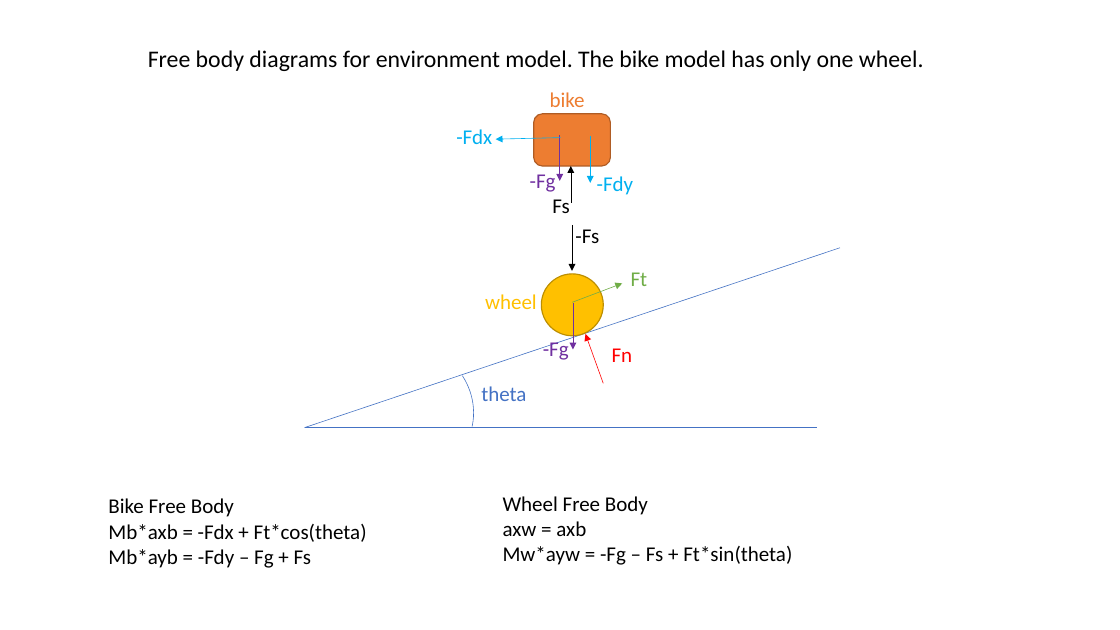
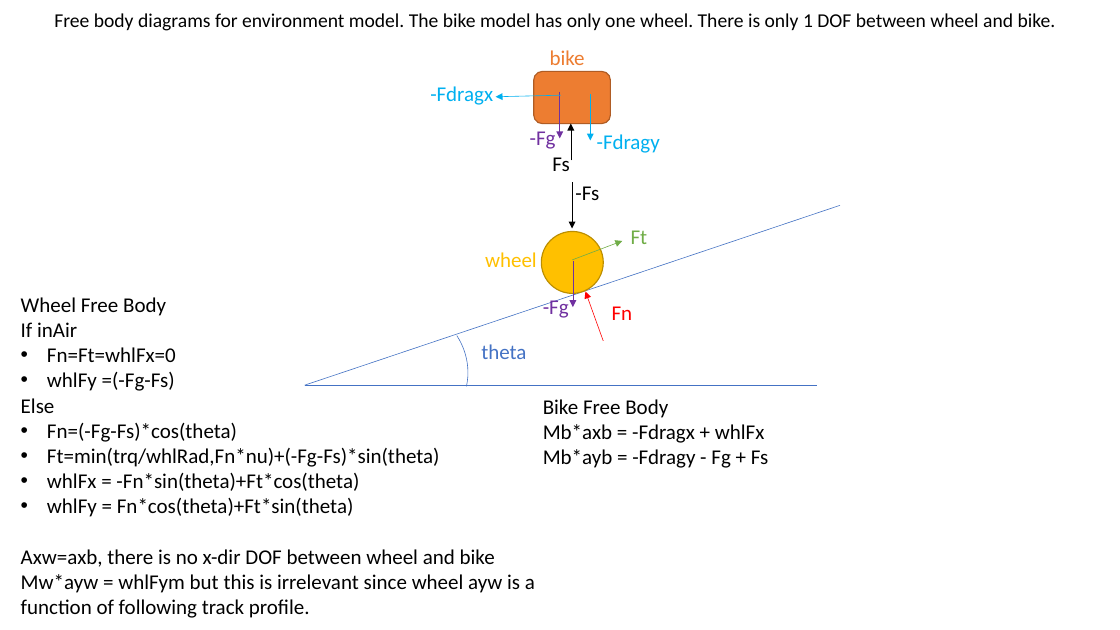
Before and after one commit to albensteinFMBA/Analytics-Demo, a slide deck: slide 1 of supercross_learner/supercross_diagrams.pptx. Drawn at 1120x630 pixels with LibreOffice and Linux fonts; fonts in the diff are those of the drawing. Boxes give left, top, right and bottom in pixels: in the first picture for what was removed or moved away, otherwise in the second. Text is boxed around its words. In the diff, an @@ line names an element or a change of style, - is before the commit and + after.

Commit message:
update to formulation of force interaction between wheel and track
the force interaction was incorrect, this meant penalty for coming up short was inadequate.
the learner was not updated, but modified for testing the env.
looks like some other learning run updates squeezed in here as well.

```diff
--- a/supercross_learner/supercross_diagrams.pptx
+++ b/supercross_learner/supercross_diagrams.pptx
@@ subtitle at (54,13,1056,31): text changed; size 20.4 to 16.8 pt @@
-Free body diagrams for environment model. The bike model has only one wheel.
+Free body diagrams for environment model. The bike model has only one wheel. There is only 1 DOF between wheel and bike.
@@ text at (430,86,493,105): text changed @@
--Fdx
+-Fdragx
@@ 6 arrows, 5 texts, 1 line, 1 ellipse, 1 rounded rectangle: place and size @@
-6 arrows, 5 texts, 1 line, 1 ellipse, 1 rounded rectangle at (305,92,817,428)
+6 arrows, 5 texts, 1 line, 1 ellipse, 1 rounded rectangle at (305,50,817,386)
@@ text at (597,134,660,153): text changed @@
--Fdy
+-Fdragy
@@ 4 texts, 2 arrows, 1 line: place and size @@
-4 texts, 2 arrows, 1 line at (305,138,840,428)
+4 texts, 2 arrows, 1 line at (305,95,840,386)
@@ text "Wheel Free Body": place and size @@
-text "Wheel Free Body" at (503,496,792,565)
+text "Wheel Free Body" at (21,297,535,618)
@@ arc (boxed as its full ellipse): place and size @@
-arc (boxed as its full ellipse) at (327,322,498,495)
+arc (boxed as its full ellipse) at (321,281,492,455)
@@ text at (21,322,535,618): text changed @@
-axw = axb
-Mw*ayw = -Fg – Fs + Ft*sin(theta)
+If inAir
+• Fn=Ft=whlFx=0
+• whlFy =(-Fg-Fs)
+Else
+• Fn=(-Fg-Fs)*cos(theta)
+• Ft=min(trq/whlRad,Fn*nu)+(-Fg-Fs)*sin(theta)
+• whlFx = -Fn*sin(theta)+Ft*cos(theta)
+• whlFy = Fn*cos(theta)+Ft*sin(theta)
+Axw=axb, there is no x-dir DOF between wheel and bike
+Mw*ayw = whlFym but this is irrelevant since wheel ayw is a function of following track profile.
@@ text "Bike Free Body": place and size @@
-text "Bike Free Body" at (108,498,367,568)
+text "Bike Free Body" at (543,399,769,468)
@@ text at (543,424,769,468): text changed @@
-Mb*axb = -Fdx + Ft*cos(theta)
-Mb*ayb = -Fdy – Fg + Fs
+Mb*axb = -Fdragx + whlFx
+Mb*ayb = -Fdragy - Fg + Fs
```
Also in this commit, not shown: 10 other files.
